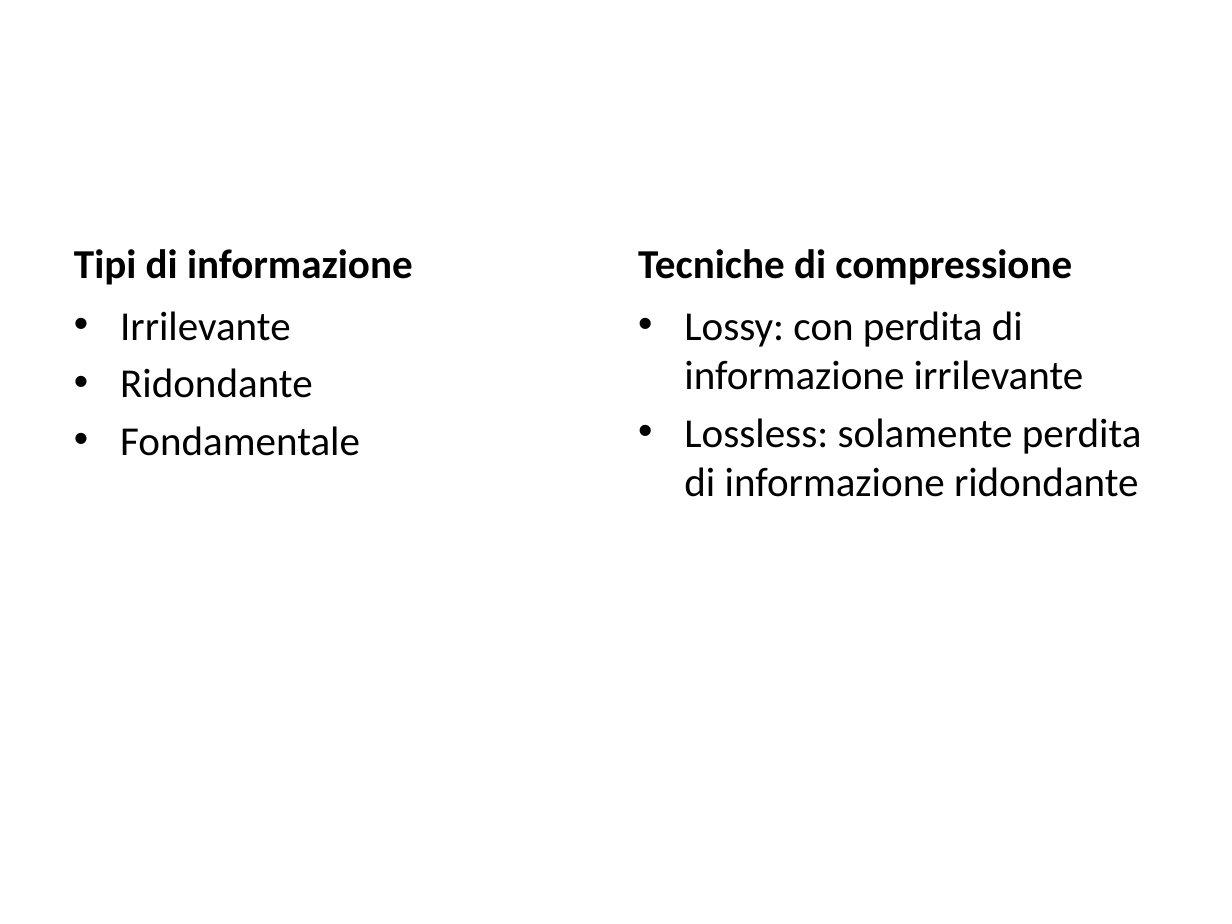
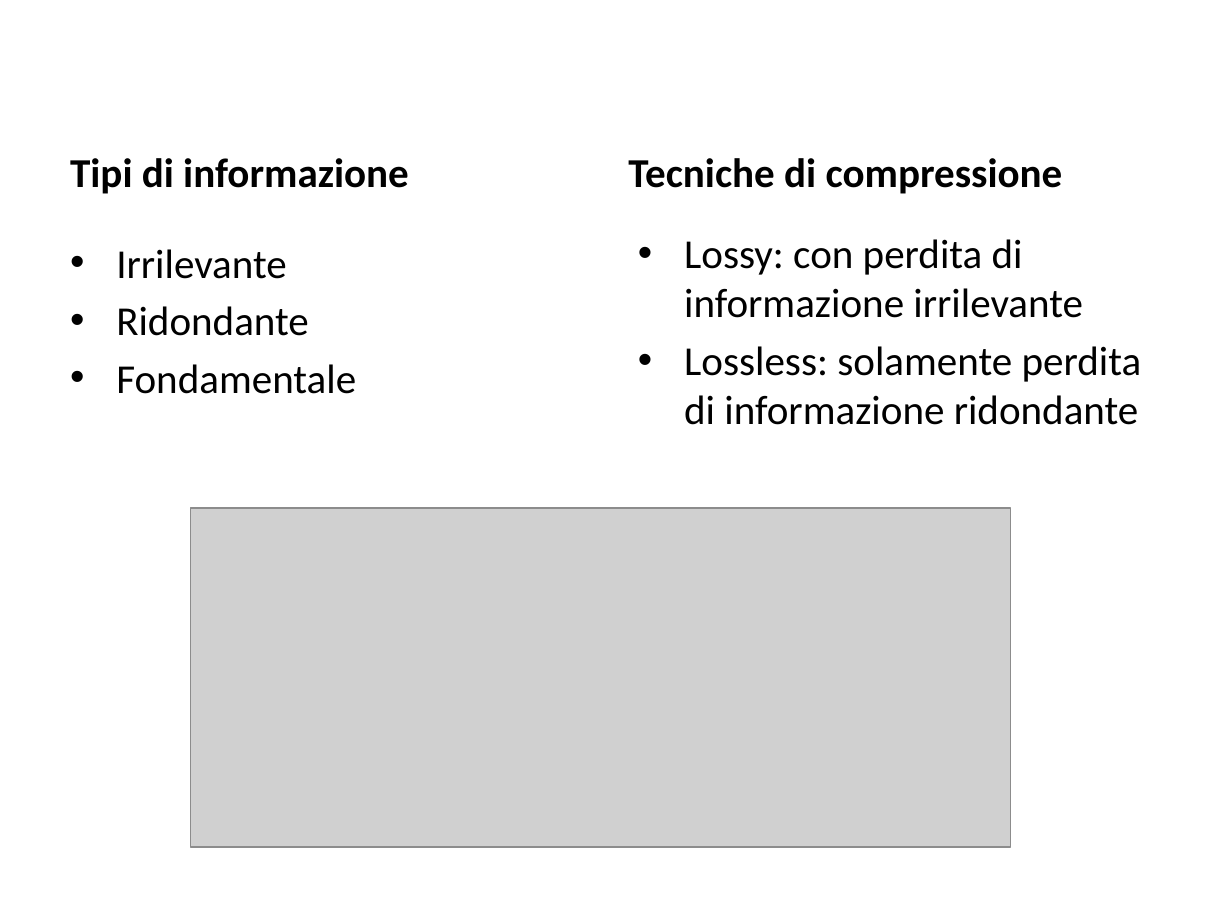
Before and after one commit to luca-Serena/tesi-strutture-dati-compressione, a slide deck: slide 2 of Presentazione.pptx. Drawn at 1232x924 pixels with LibreOffice and Linux fonts; fonts in the diff are those of the drawing; grey boxes stand for pictures. Boxes give left, top, right and bottom in pixels: in the first picture for what was removed or moved away, otherwise in the second. Text is boxed around its words. In the diff, an @@ line names an element or a change of style, - is before the commit and + after.

```diff
--- a/Presentazione.pptx
+++ b/Presentazione.pptx
@@ text "Tipi di informazione": place and size @@
-text "Tipi di informazione" at (74,249,413,285)
+text "Tipi di informazione" at (70,158,409,194)
@@ text "Tecniche di compressione": place and size @@
-text "Tecniche di compressione" at (638,249,1072,285)
+text "Tecniche di compressione" at (628,158,1063,194)
@@ text "Irrilevante": place and size @@
-text "Irrilevante" at (120,311,360,456)
+text "Irrilevante" at (116,249,356,394)
@@ text "Lossy: con perdita di informazione ...": place and size @@
-text "Lossy: con perdita di informazione ..." at (684,311,1142,497)
+text "Lossy: con perdita di informazione ..." at (684,239,1142,425)
@@ picture added at (191,508,1011,846) @@
```
Also in this commit, not shown: 9 other slides changed, 1 slide added, 1 slide removed.
